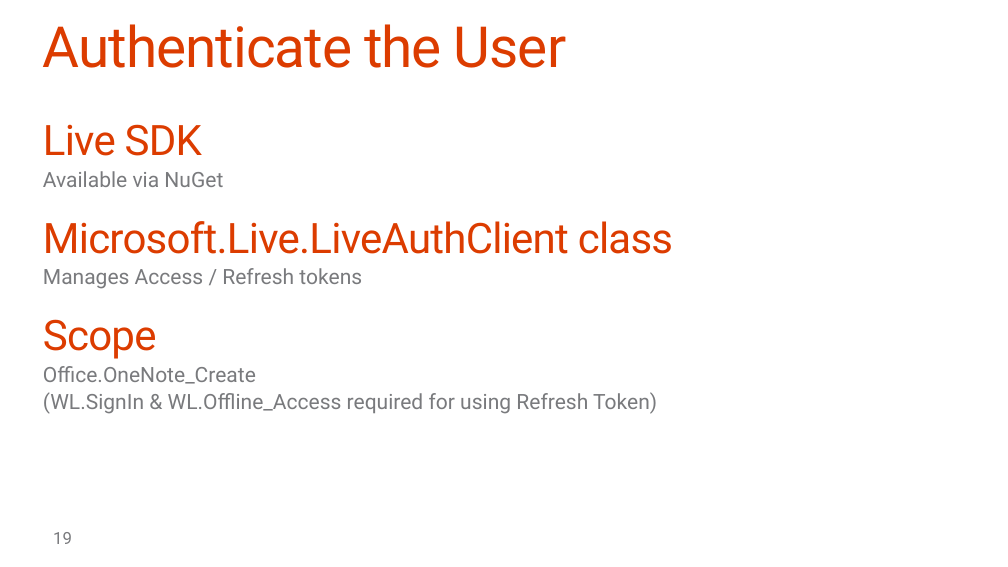
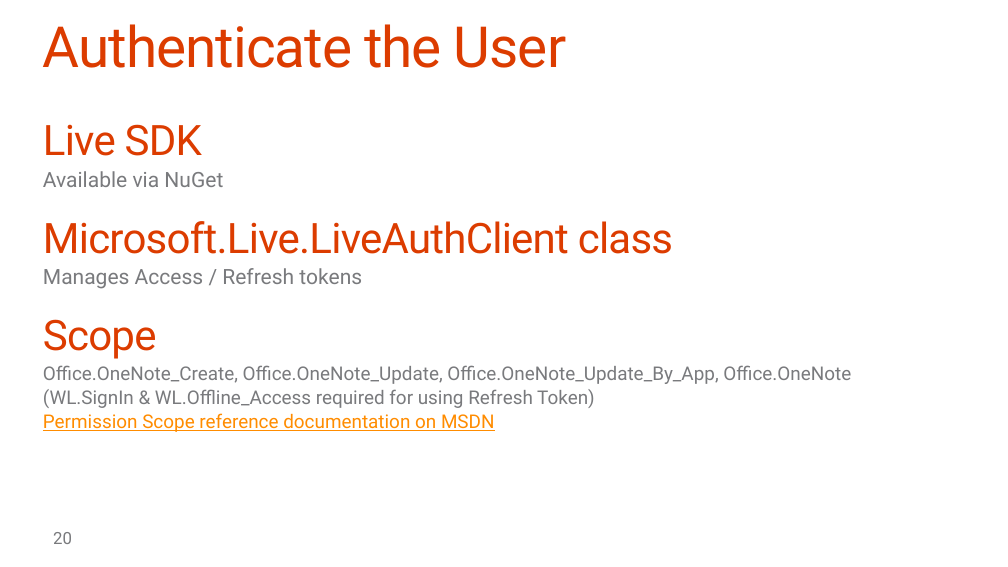
Before and after one commit to fabbbiob/TrainingContent, a slide deck: slide 20 of O3653-7 Deep Dive into the Office 365 APIs for OneNote services/O3653-7 Deep Dive into the Office 365 APIs for OneNote services.pptx (slide 19 before the commit). Drawn at 1008x567 pixels with LibreOffice and Linux fonts; fonts in the diff are those of the drawing; background and template pictures are left out. Boxes give left, top, right and bottom in pixels: in the first picture for what was removed or moved away, otherwise in the second. Text is boxed around its words. In the diff, an @@ line names an element or a change of style, - is before the commit and + after.

```diff
--- a/O3653-7 Deep Dive into the Office 365 APIs for OneNote services/O3653-7 Deep Dive into the Office 365 APIs for OneNote services.pptx
+++ b/O3653-7 Deep Dive into the Office 365 APIs for OneNote services/O3653-7 Deep Dive into the Office 365 APIs for OneNote services.pptx
@@ text at (43,365,851,384): text changed; size 20 to 18 pt @@
-  Office.OneNote_Create
+  Office.OneNote_Create, Office.OneNote_Update, Office.OneNote_Update_By_App, Office.OneNote
@@ text at (43,389,595,408): size 20 to 18 pt in "(WL.SignIn & WL.Offline_Access required for using Refresh ..." @@
@@ text at (43,413,495,432): paragraph added @@
+  Permission Scope reference documentation on MSDN
@@ page number at (53,532,72,544): text changed @@
-19
+20
```
Also in this commit, not shown: 6 other slides changed, 1 slide added.
